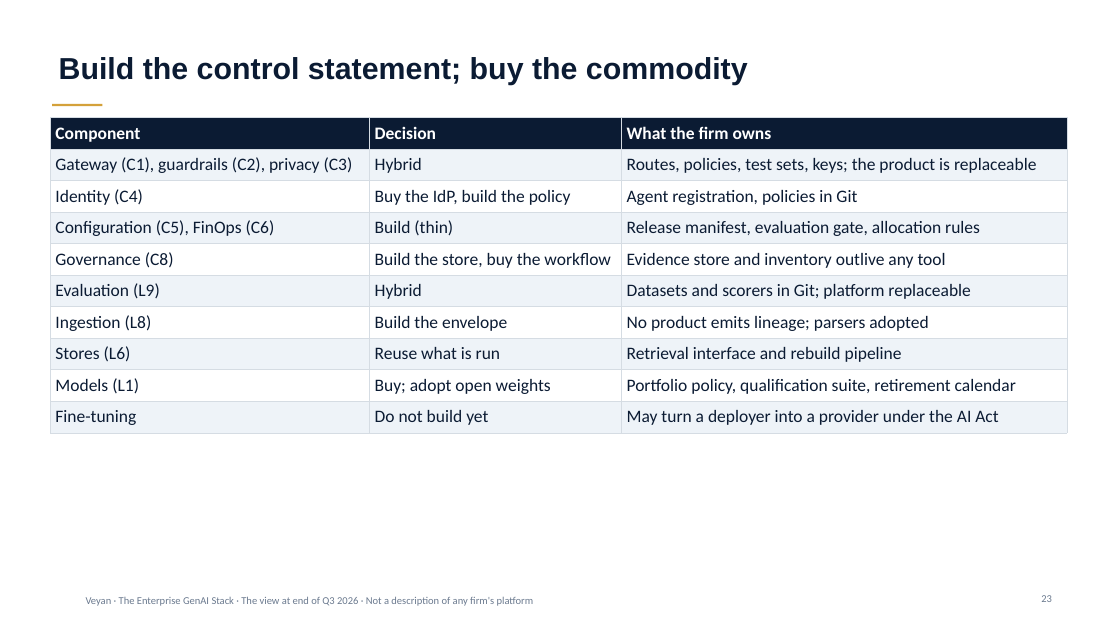
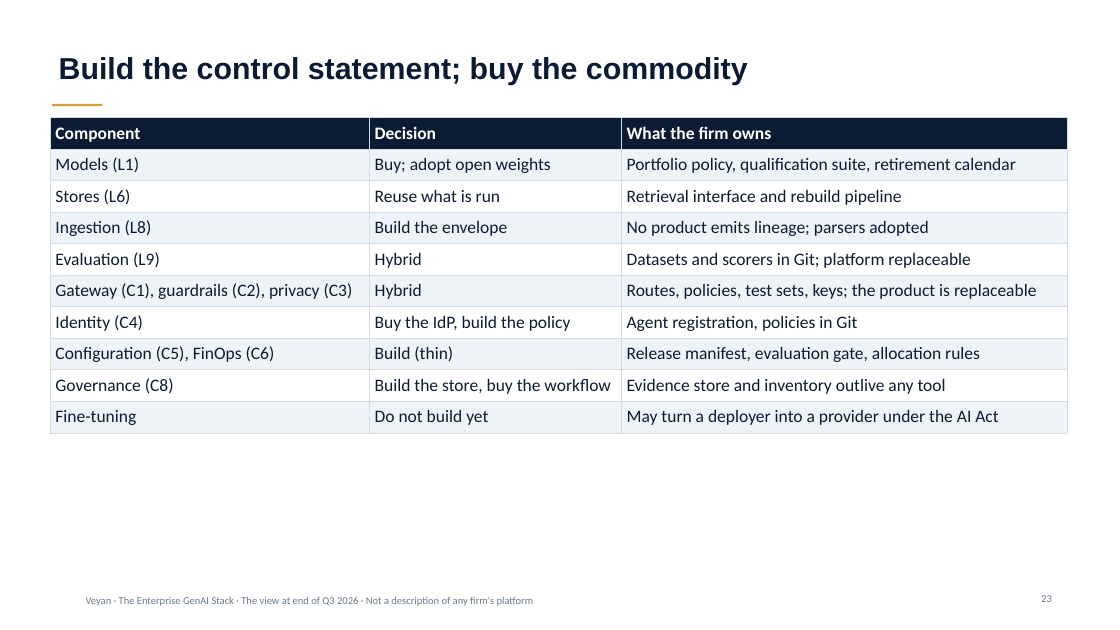
Before and after one commit to gitzerobegin/genai_stack, a slide deck: slide 23 of Enterprise_GenAI_Stack_Oct2026/03_Slides/Executive_Deck.pptx. Drawn at 1120x630 pixels with LibreOffice and Linux fonts; fonts in the diff are those of the drawing; background and template pictures are left out. Boxes give left, top, right and bottom in pixels: in the first picture for what was removed or moved away, otherwise in the second. Text is boxed around its words. In the diff, an @@ line names an element or a change of style, - is before the commit and + after.

```diff
--- a/Enterprise_GenAI_Stack_Oct2026/03_Slides/Executive_Deck.pptx
+++ b/Enterprise_GenAI_Stack_Oct2026/03_Slides/Executive_Deck.pptx
@@ table at (x1=50, y1=118, x2=1067, y2=429) @@
+row 2: Models (L1) | Buy; adopt open weights | Portfolio policy, qualification suite, retirement calendar
+row 3: Stores (L6) | Reuse what is run | Retrieval interface and rebuild pipeline
+row 4: Ingestion (L8) | Build the envelope | No product emits lineage; parsers adopted
+row 5: Evaluation (L9) | Hybrid | Datasets and scorers in Git; platform replaceable
-row 6: Evaluation (L9) | Hybrid | Datasets and scorers in Git; platform replaceable
-row 7: Ingestion (L8) | Build the envelope | No product emits lineage; parsers adopted
-row 8: Stores (L6) | Reuse what is run | Retrieval interface and rebuild pipeline
-row 9: Models (L1) | Buy; adopt open weights | Portfolio policy, qualification suite, retirement calendar
```
Also in this commit, not shown: 22 other slides changed, 58 other files.
